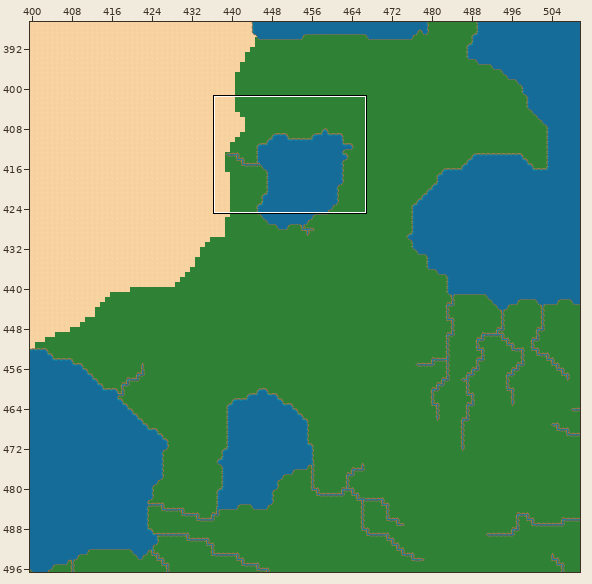
Level history. Tiled map: Narivia.Data/Worlds/narivia/world.tmx. The picture above shows the old version from afar; the outline marks the close-up.
Close-up. Old version:
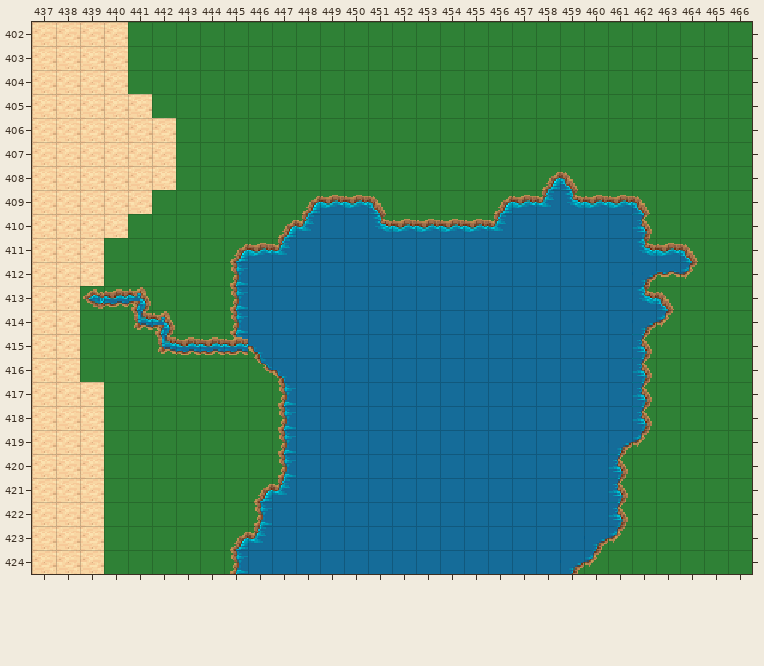
Cells are 16x16 px. Shown: x 437..466, y 402..424. The commit also changed other parts of the map, which this record leaves out.
After:
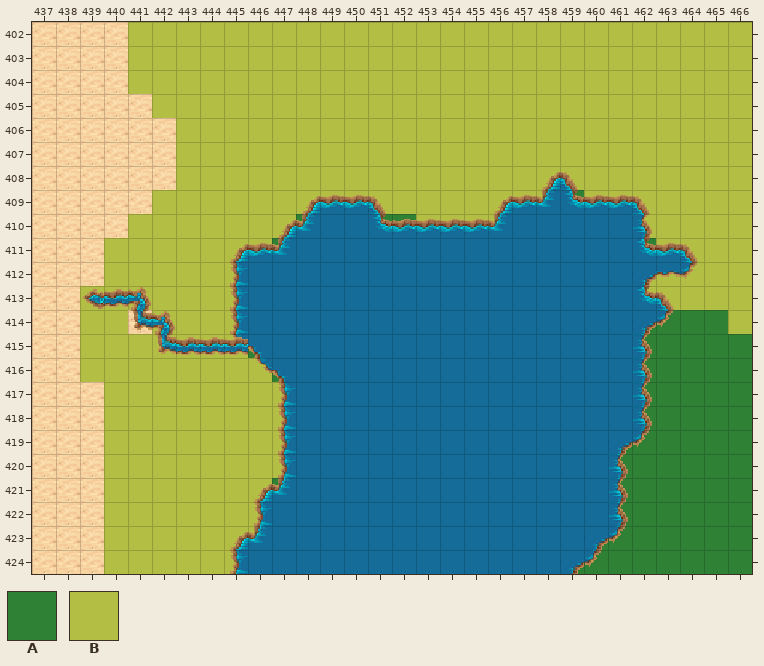
Key: from "grass": A 10; from "grass_warm": B 10.
_ is an empty cell.
Tiles replaced or removed in this view: A.
From old to new:
Changed rows in their new state; . is an unchanged cell.
Layer "Grass - Warm":
first column x 439:
402 ..BBBBBBBBBBBBBBBBBBBBBBBBBB
403 ..BBBBBBBBBBBBBBBBBBBBBBBBBB
404 ..BBBBBBBBBBBBBBBBBBBBBBBBBB
405 ...BBBBBBBBBBBBBBBBBBBBBBBBB
406 ....BBBBBBBBBBBBBBBBBBBBBBBB
407 ....BBBBBBBBBBBBBBBBBBBBBBBB
408 ....BBBBBBBBBBBBBBBBBBBBBBBB
409 ...BBBBBBBBBBBBBBBBB.BBBBBBB
410 ..BBBBBBB.....BBBB.....BBBBB
411 .BBBBBBB................BBBB
412 .BBBBBB................BBBBB
413 BBBBBBB................BBBBB
414 BB.BBBB....................B
415 BBBBBBB.....................
416 BBBBBBBB....................
417 .BBBBBBBB...................
418 .BBBBBBBB...................
419 .BBBBBBBB...................
420 .BBBBBBBB...................
421 .BBBBBBB....................
422 .BBBBBBB....................
423 .BBBBBBB....................
424 .BBBBBB.....................
Layer "Grass":
first column x 439:
402 ..__________________________
403 ..__________________________
404 ..__________________________
405 ..._________________________
406 ....________________________
407 ....________________________
408 ....________________________
409 ..._________________._______
410 .._______.....____....._____
411 ._______................____
412 .______................_____
413 _______................_____
414 _______...................._
415 _______.....................
416 ________....................
417 .________...................
418 .________...................
419 .________...................
420 .________...................
421 ._______....................
422 ._______....................
423 ._______....................
424 .______.....................
Pixel boxes of the changes (left, top, right, bottom) in both close-ups:
changed: (80, 22, 752, 574)
